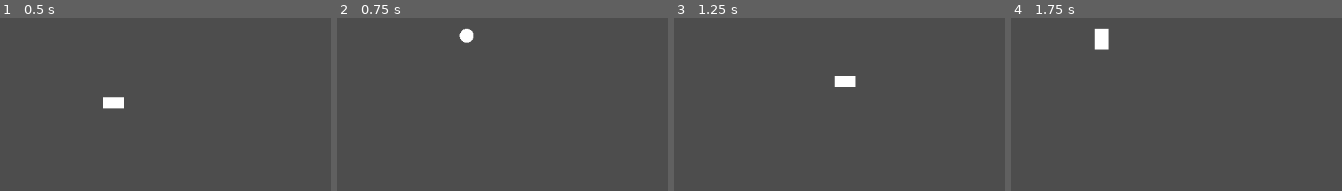
Above: before the commit, frames 1-4 (left to right).
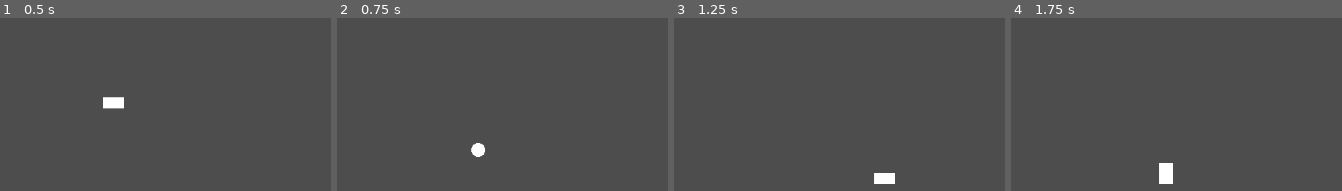
Above: after the commit, the same moments.

Repository: LavinaJohnver/Godot-Wildjam-77
Game: Godot game, scene res://scenes/game.tscn
Two runs of this game, one before a commit and one after it. Both use one fixed random seed, a clock stepped at 60 frames per second and the inputs below.
Inputs:
- Up to frame 1 (0.5 s): no input
- Up to frame 2 (0.75 s): hold Right (ui_right) from 0.53 s (still down); tap L (morph_armadillo) at 0.6 s
- Up to frame 3 (1.25 s): keep holding Right (ui_right); tap J (morph_elephant) at 0.8 s
- Up to frame 4 (1.75 s): release Right (ui_right) at 1.28 s; hold Left (ui_left) from 1.28 s (still down); tap J (morph_elephant) at 1.35 s; tap K (morph_monkey) at 1.55 s

Frame 1 is identical in both runs. In frame 2, 0.6% of the frame differs, in the area x 36-45%, y 5-81%; in frame 3, 0.8%; in frame 4, 1.1%, in the area x 25-49%, y 5-96%.

Commit message:
Fixed Morphing

Diff:
--- a/Godot Wild Jam #77/Player.gd
+++ b/Godot Wild Jam #77/Player.gd
@@ -14,12 +14,11 @@
 @export var gravity = 800
 
 func _ready():
-	morph_to("elephant")  # Start as the elephant
+	morph_to("elephant", Vector2.ZERO)  # Start as the elephant
 
-func morph_to(animal_type: String):
+func morph_to(animal_type: String, spawn_pos: Vector2):
 	if animal_type in animals:
 		# Remove the current animal if it exists
-
 		if current_animal:
 			current_animal.queue_free()
 
@@ -28,8 +27,8 @@
 		#add_child(current_animal)
 
 		# Set the new animal's position relative to the parent (this should be the player or character)
-		current_animal.position = self.global_position
-		current_animal.velocity = self.velocity
+		current_animal.position = spawn_pos
+		current_animal.velocity = velocity
 		add_child(current_animal)
 
 		# Update the current animal type
@@ -61,11 +60,11 @@
 
 func handle_morphing_input():
 	if Input.is_action_just_pressed("morph_elephant"):
-		print(current_animal.global_position)
-		morph_to("elephant")
+		#print(current_animal.global_position)
+		morph_to("elephant",current_animal.global_position)
 	elif Input.is_action_just_pressed("morph_armadillo"):
-		print(current_animal.global_position)
-		morph_to("armadillo")
+		#print(current_animal.global_position)
+		morph_to("armadillo", current_animal.global_position)
 	elif Input.is_action_just_pressed("morph_monkey"):
-		print(current_animal.global_position)
-		morph_to("monkey")
+		#print(current_animal.global_position)
+		morph_to("monkey",current_animal.global_position)
--- a/Godot Wild Jam #77/project.godot
+++ b/Godot Wild Jam #77/project.godot
@@ -12,23 +12,23 @@
 
 config/name="Godot Wild Jam #77"
 run/main_scene="res://scenes/game.tscn"
-config/features=PackedStringArray("4.2", "Forward Plus")
+config/features=PackedStringArray("4.3", "Forward Plus")
 config/icon="res://icon.svg"
 
 [input]
 
 morph_elephant={
 "deadzone": 0.5,
-"events": [Object(InputEventKey,"resource_local_to_scene":fa …(169 unchanged characters)… _keycode":74,"key_label":0,"unicode":0,"echo":false,"script":null)
+"events": [Object(InputEventKey,"resource_local_to_scene":fa …(169 unchanged characters)… _keycode":74,"key_label":0,"unicode":0,"location":0,"echo":false,"script":null)
 ]
 }
 morph_monkey={
 "deadzone": 0.5,
-"events": [Object(InputEventKey,"resource_local_to_scene":fa …(172 unchanged characters)… eycode":75,"key_label":0,"unicode":107,"echo":false,"script":null)
+"events": [Object(InputEventKey,"resource_local_to_scene":fa …(172 unchanged characters)… eycode":75,"key_label":0,"unicode":107,"location":0,"echo":false,"script":null)
 ]
 }
 morph_armadillo={
 "deadzone": 0.5,
-"events": [Object(InputEventKey,"resource_local_to_scene":fa …(169 unchanged characters)… _keycode":76,"key_label":0,"unicode":0,"echo":false,"script":null)
+"events": [Object(InputEventKey,"resource_local_to_scene":fa …(169 unchanged characters)… _keycode":76,"key_label":0,"unicode":0,"location":0,"echo":false,"script":null)
 ]
 }
